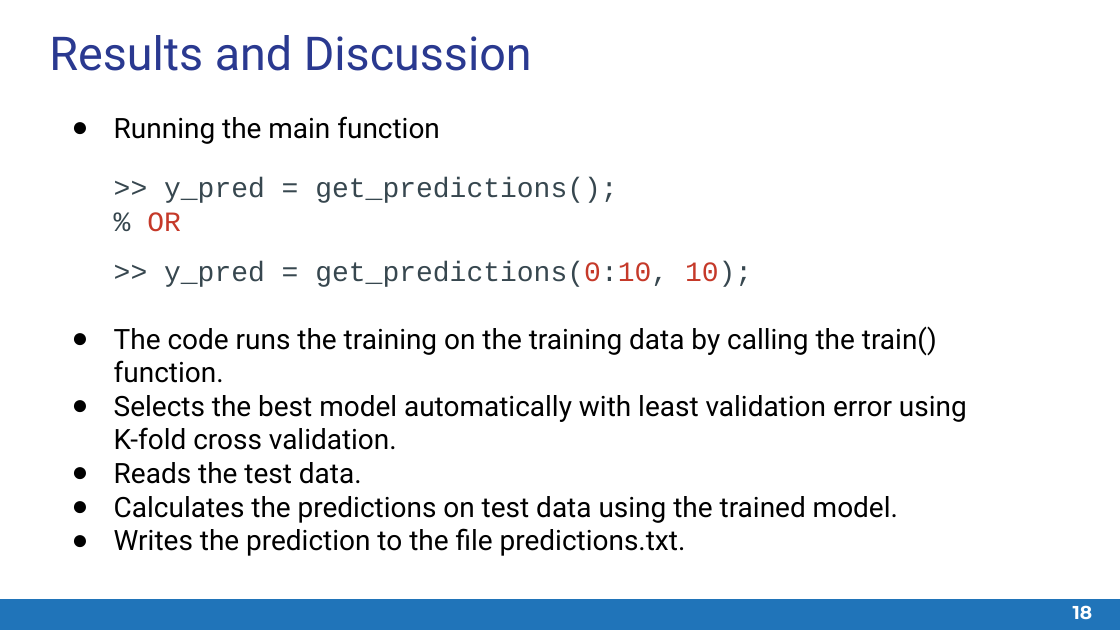
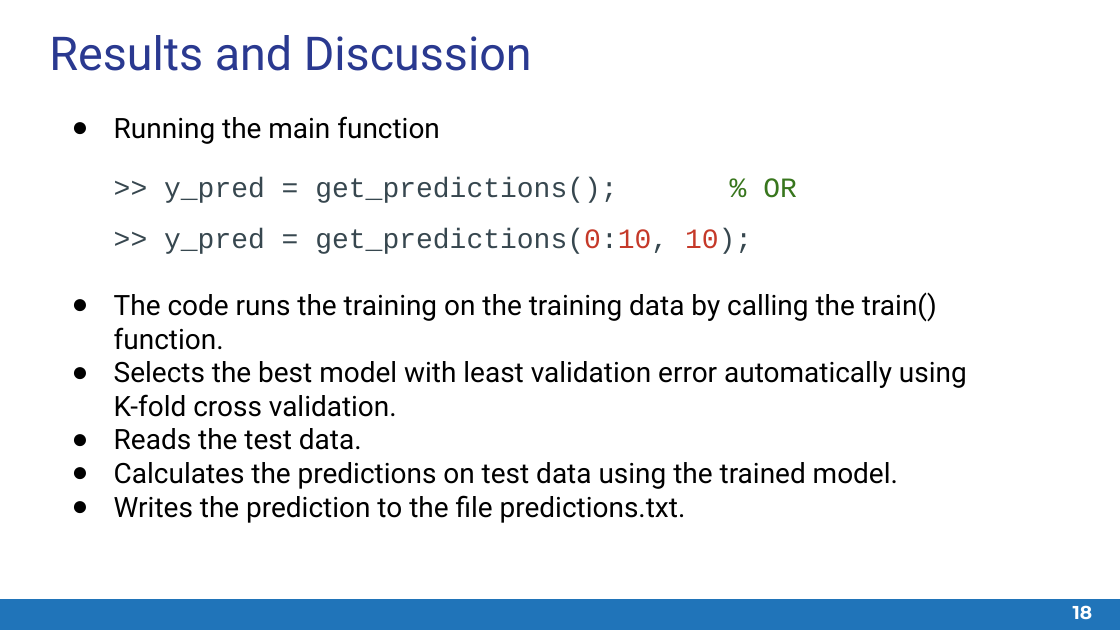
Before and after one commit to ayushkumarshah/Linear_Feature_Engineering_Matlab, a slide deck: slide 18 of documentation/Quantitative Foundations Project 1 - Slide Deck.pptx. Drawn at 1120x630 pixels with LibreOffice and Linux fonts; fonts in the diff are those of the drawing. Boxes give left, top, right and bottom in pixels: in the first picture for what was removed or moved away, otherwise in the second. Text is boxed around its words. In the diff, an @@ line names an element or a change of style, - is before the commit and + after.

```diff
--- a/documentation/Quantitative Foundations Project 1 - Slide Deck.pptx
+++ b/documentation/Quantitative Foundations Project 1 - Slide Deck.pptx
@@ text at <box>164,178,797,203</box>: text changed @@
->> y_pred = get_predictions();
-% OR
+>> y_pred = get_predictions(); % OR
@@ text at <box>114,361,967,417</box>: text changed @@
-● Selects the best model automatically with least validation error using K-fold cross validation.
+● Selects the best model with least validation error automatically using K-fold cross validation.
```
Also in this commit, not shown: 7 other slides changed, 2 other files.
